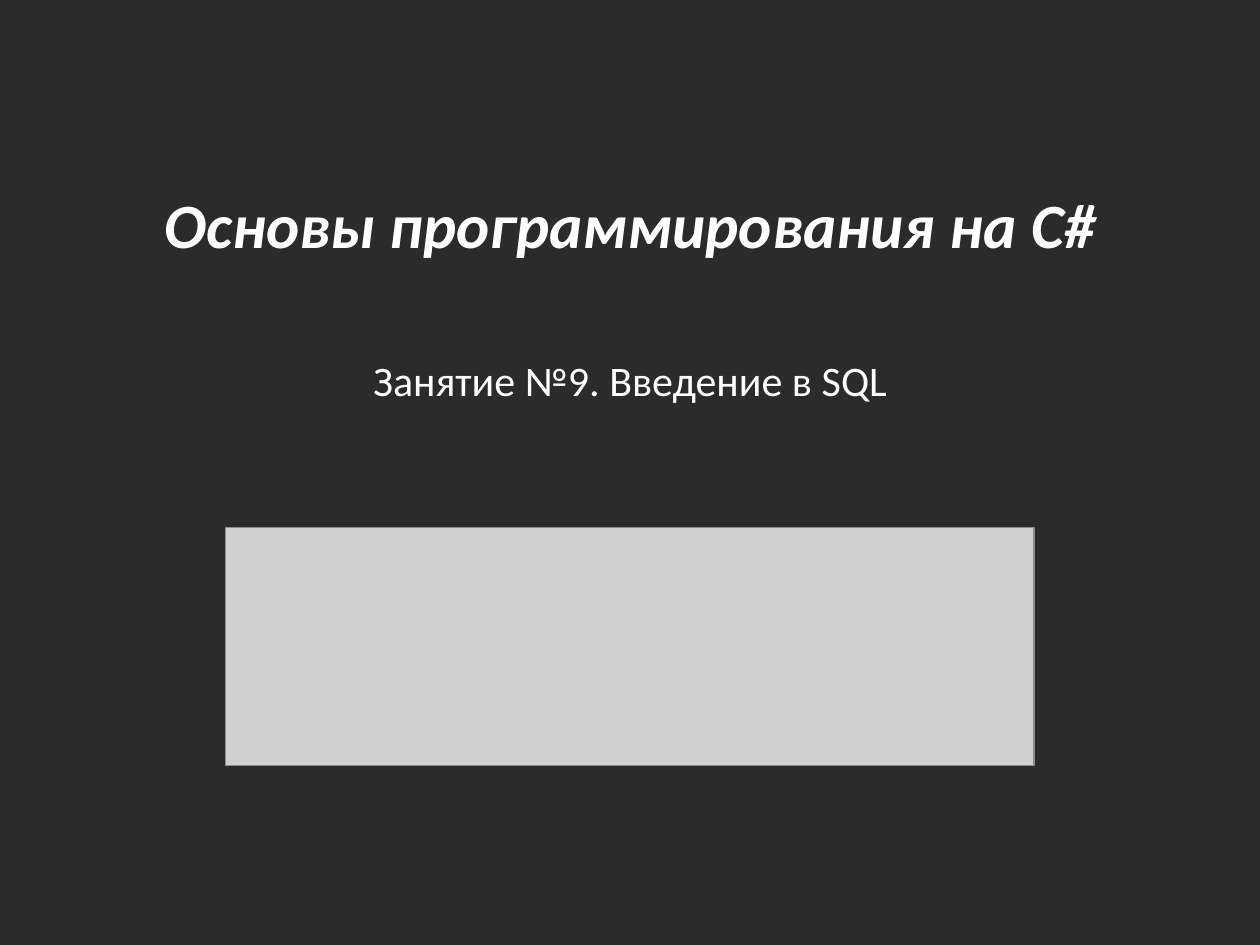
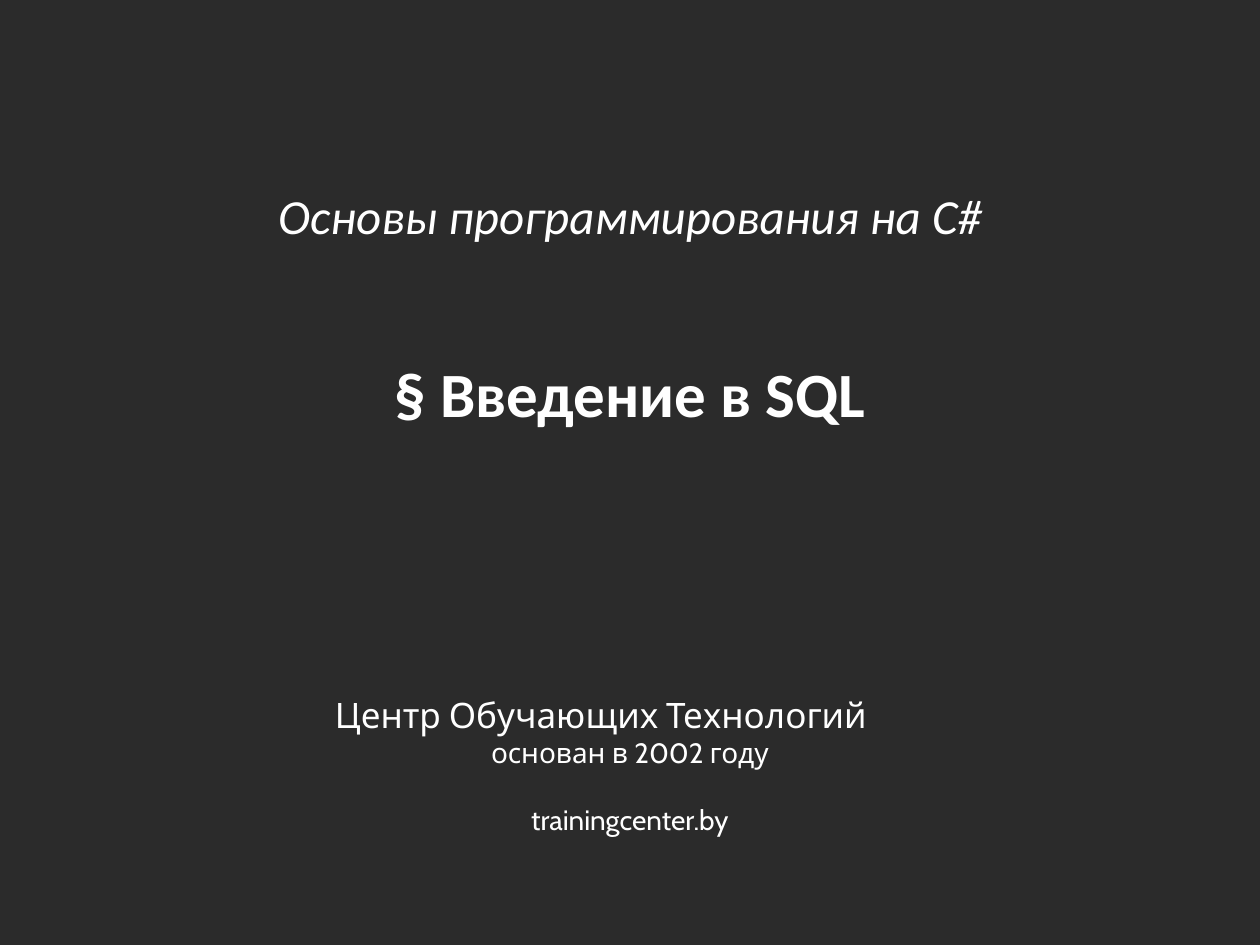
Before and after one commit to bazile/Training, a slide deck: slide 1 of Presentation/lesson-09-sql.pptx. Drawn at 1260x945 pixels with LibreOffice and Linux fonts; fonts in the diff are those of the drawing; grey boxes stand for pictures; background and template pictures are left out; a plain dark background stands for a picture behind light text. Boxes give left, top, right and bottom in pixels: in the first picture for what was removed or moved away, otherwise in the second. Text is boxed around its words. In the diff, an @@ line names an element or a change of style, - is before the commit and + after.

```diff
--- a/Presentation/lesson-09-sql.pptx
+++ b/Presentation/lesson-09-sql.pptx
@@ text "Основы программирования на C#" at box(278, 201, 982, 242): size 36 to 28 pt, bold off @@
@@ text at box(440, 375, 866, 427): text changed; size 24 to 36 pt; bold on @@
-Занятие №9. Введение в SQL
+§ Введение в SQL
@@ picture removed at box(226, 528, 1034, 766) @@
@@ text added at box(335, 701, 866, 836), 16 pt, text #FFFFFF @@
+Центр Обучающих Технологий
+основан в 2002 году
+trainingcenter.by
```
Also in this commit, not shown: 25 other files.
